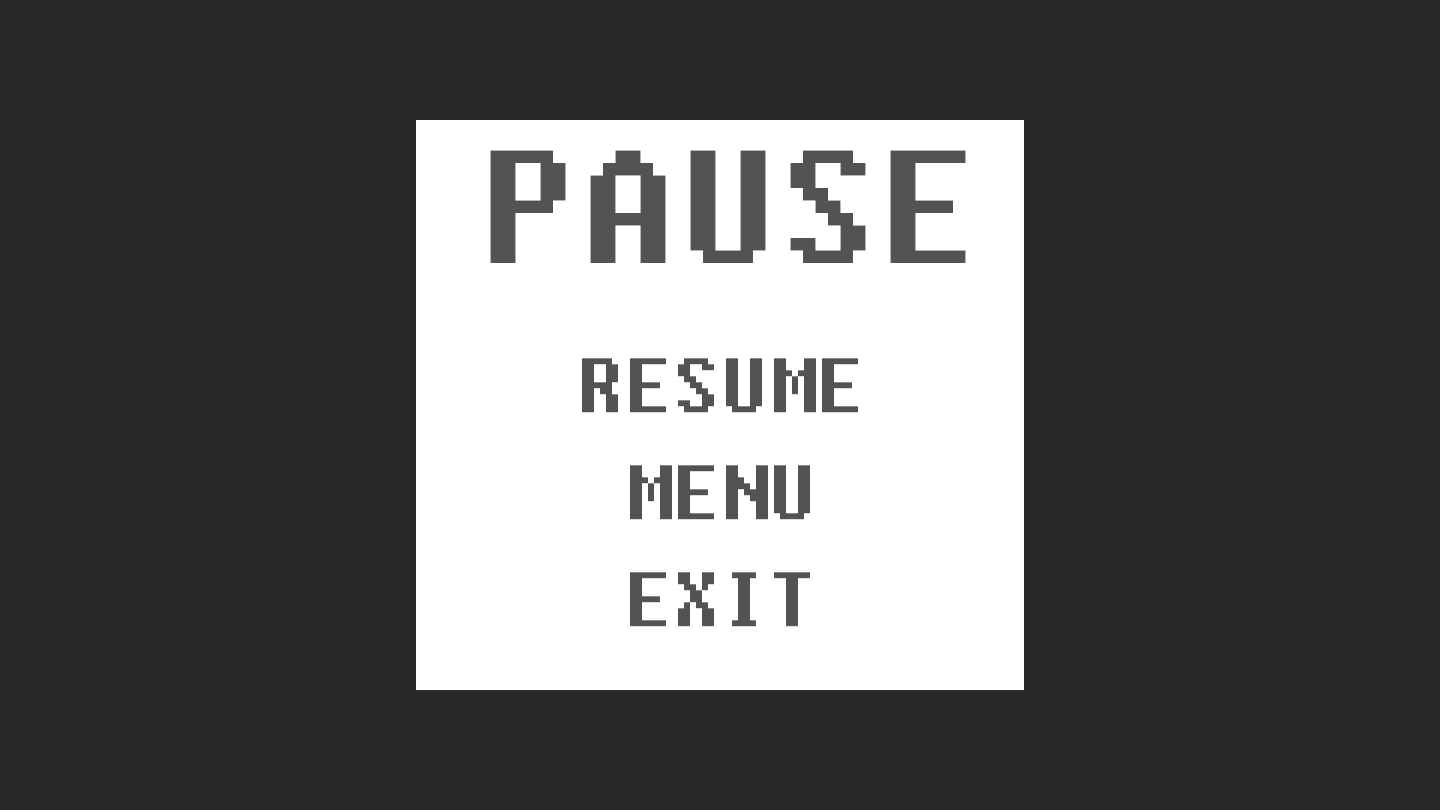
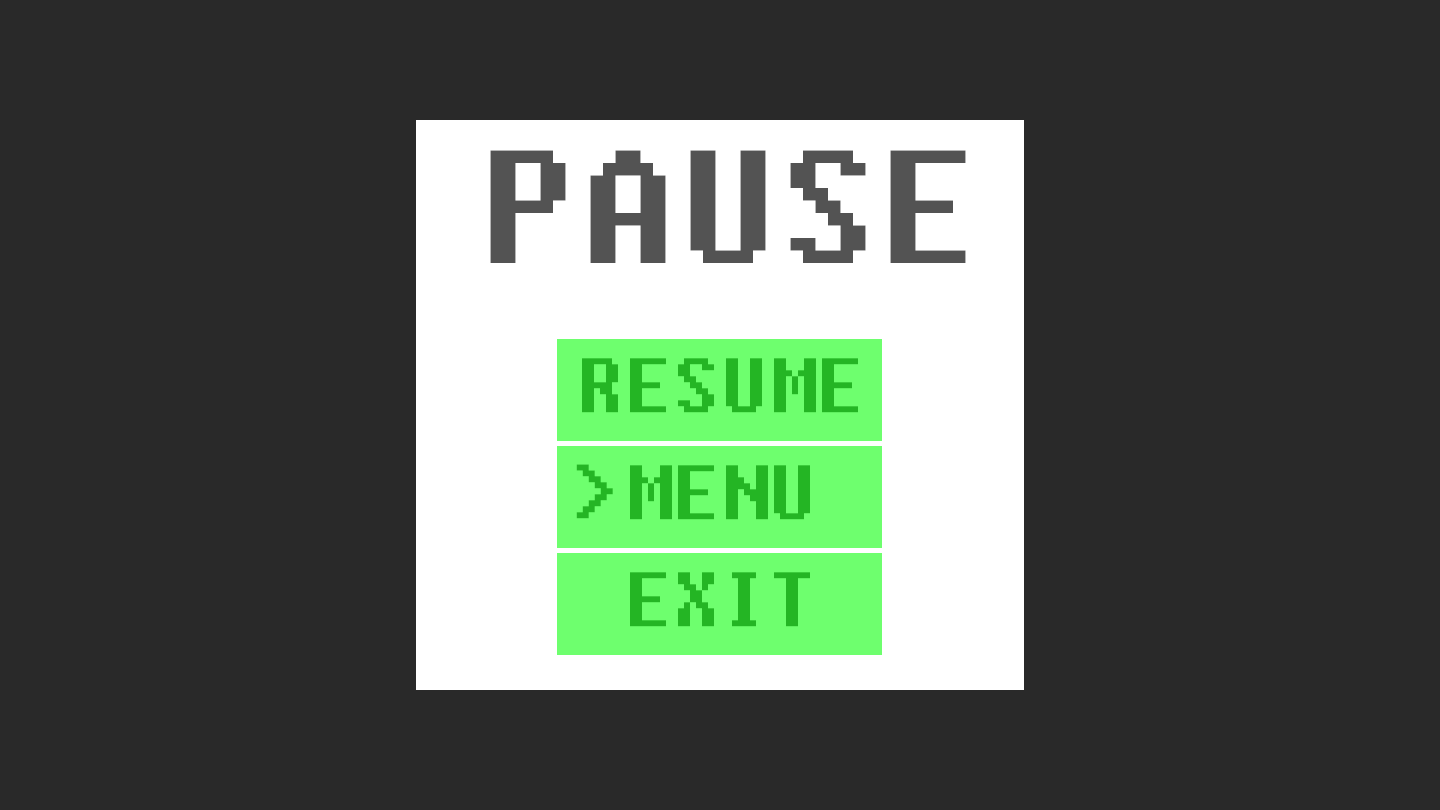
Layer changes from the first 1440px x 810px image to the second:
added layer "Layer 5" above "Layer 4" over [557, 553, 882, 655]
added layer "Layer 4" above "Rectangle 2" over [557, 446, 882, 548]
added layer "Rectangle 2" above "Group 3" over [557, 339, 882, 441]
showed ">", painted on it over [557, 367, 613, 519]
